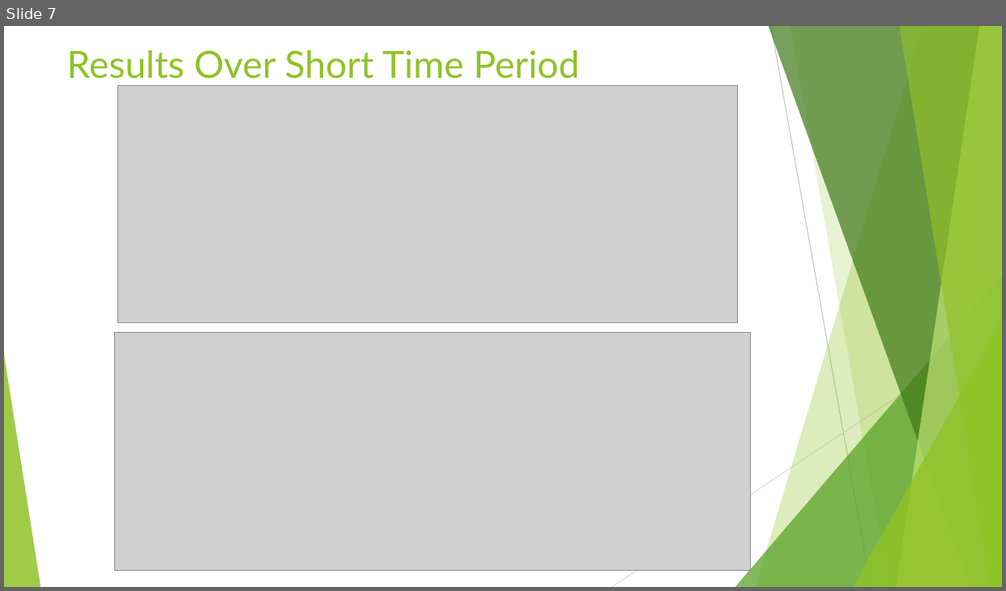
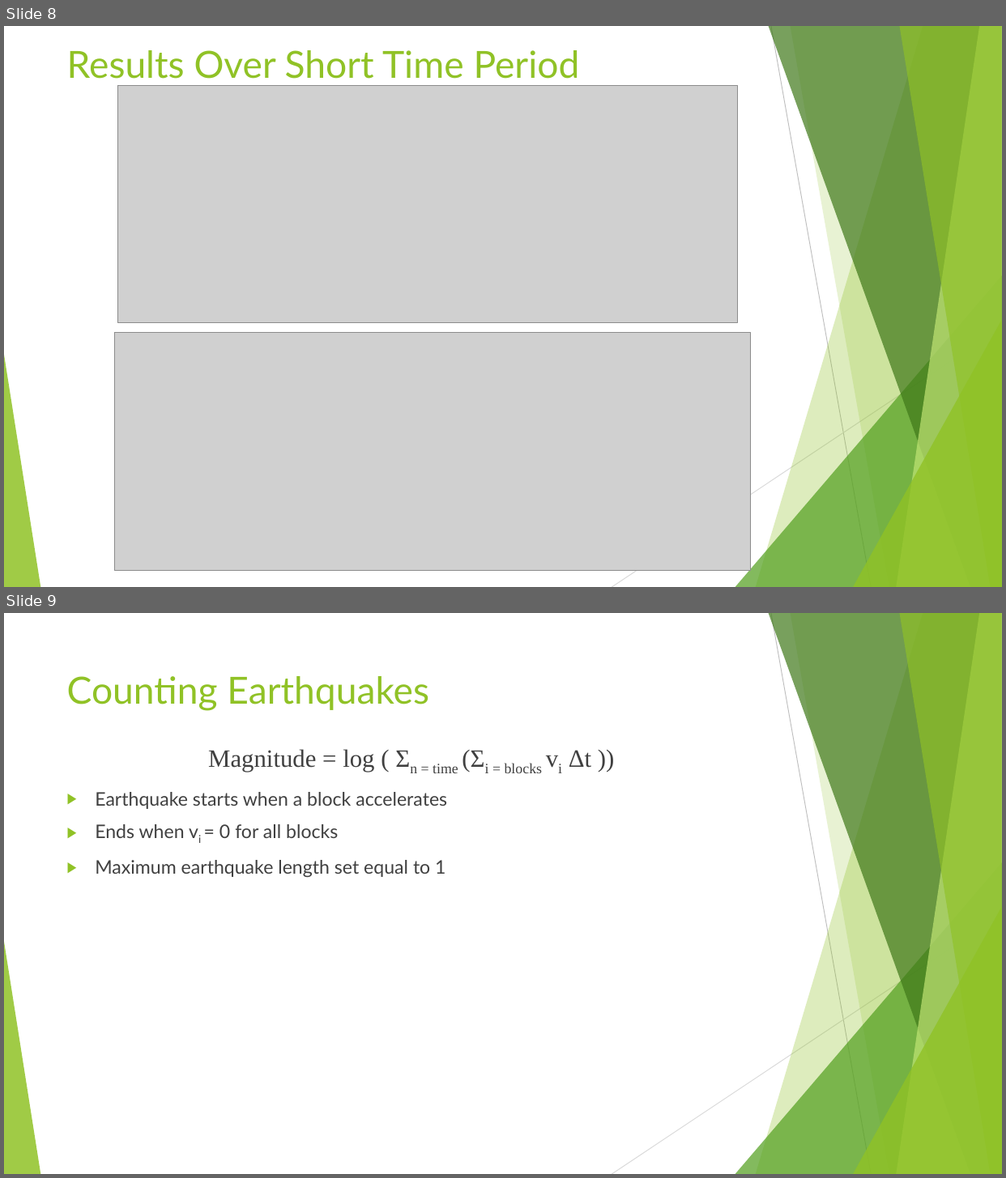
Before and after one commit to aMartin6/Final_Project, a slide deck: Earthquake Presentation.pptx. Shown one above the other, each under a label of ours: slide 7 before the commit, slides 8 and 9 after it. The pictures are 1006x591 and 1006x1178 pixels, drawn with LibreOffice and Linux fonts; fonts in the diff are those of the drawing; grey boxes stand for pictures. Boxes give left, top, right and bottom in pixels: in the first picture for what was removed or moved away, otherwise in the second. Text is boxed around its words. In the diff, an @@ line names an element or a change of style, - is before the commit and + after.

```diff
--- a/Earthquake Presentation.pptx
+++ b/Earthquake Presentation.pptx
@@ slide 9 added at bbox=[4, 613, 1002, 1174], background #FFFFFF; not listed: 10 template elements that a slide beside it also shows @@
@@ title added at bbox=[67, 676, 429, 711], 36 pt, text #90C226 @@
+Counting Earthquakes
@@ text added at bbox=[95, 749, 591, 877], 18 pt, text #404040 @@
+Magnitude = log ( Σn = time (Σi = blocks vi Δt ))
+▶ Earthquake starts when a block accelerates
+▶ Ends when vi = 0 for all blocks
+▶ Maximum earthquake length set equal to 1
@@ what was slide 7 is now slide 8 @@
```
Also in this commit, not shown: 8 slides changed, 2 other slides added, 1 slide removed.
